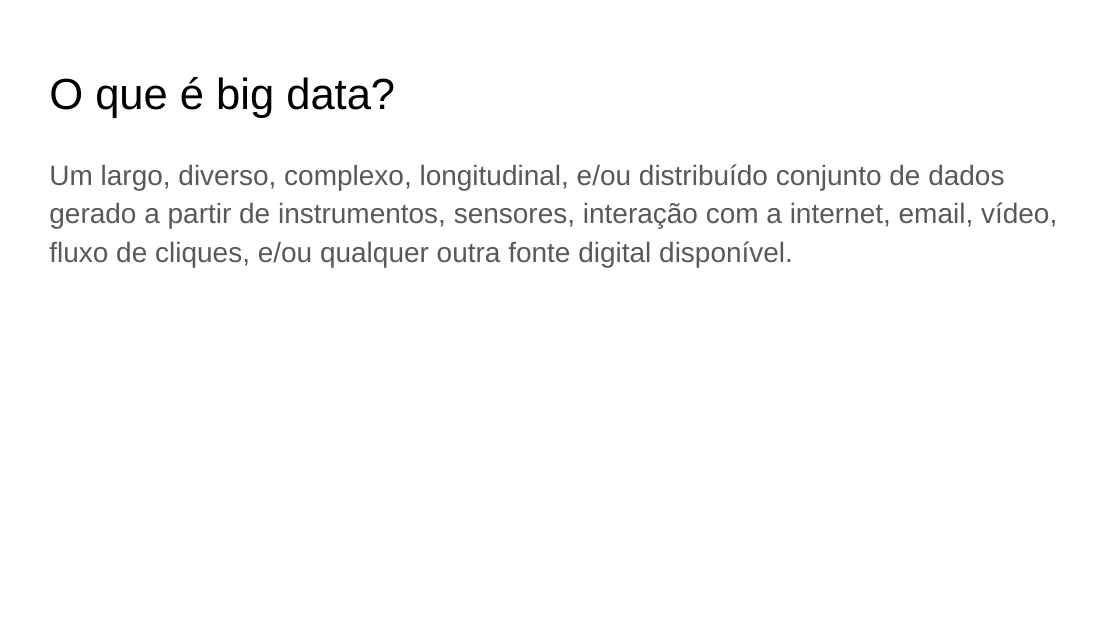
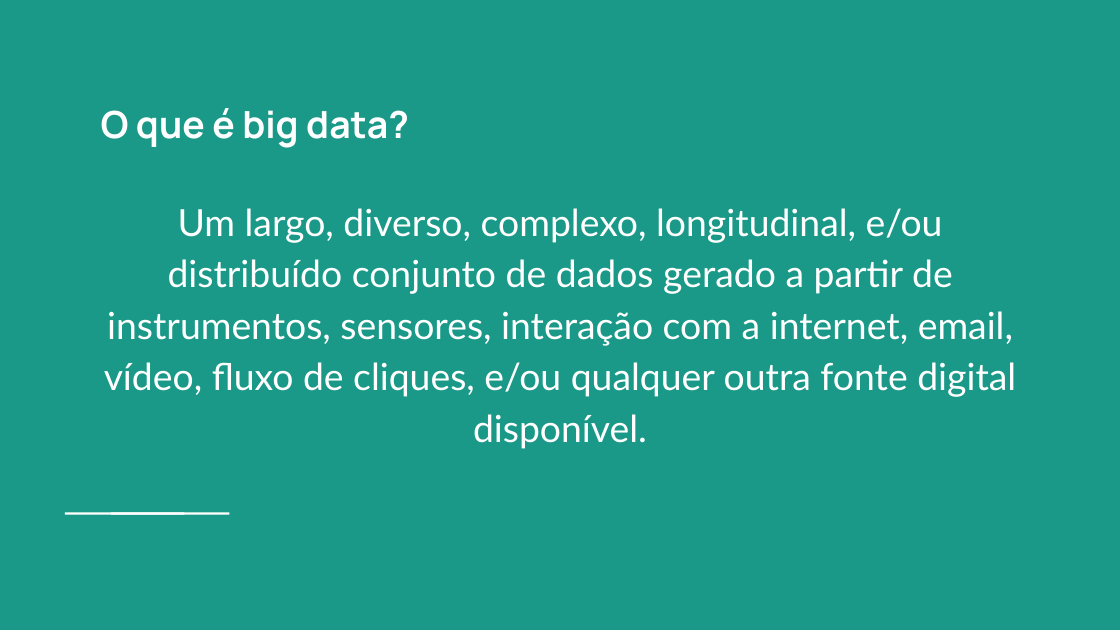
Before and after one commit to if1015-datascience-ufpe/2018-1-ex2-amnv, a slide deck: slide 3 of Slides Exercício 2 Ciência de dados.pptx. Drawn at 1120x630 pixels with LibreOffice and Linux fonts; fonts in the diff are those of the drawing. Boxes give left, top, right and bottom in pixels: in the first picture for what was removed or moved away, otherwise in the second. Text is boxed around its words. In the diff, an @@ line names an element or a change of style, - is before the commit and + after.

Commit message:
Atualização do layout dos slides

```diff
--- a/Slides Exercício 2 Ciência de dados.pptx
+++ b/Slides Exercício 2 Ciência de dados.pptx
@@ background #FFFFFF to #1A9988 @@
@@ title "O que é big data?": place and size @@
-title "O que é big data?" at [49, 77, 395, 118]
+title "O que é big data?" at [101, 108, 409, 148]
@@ title "O que é big data?" at [101, 108, 409, 148]: size 28 to 24 pt, font Arial to Manrope, text colour #000000 to #FFFFFF, bold on @@
@@ text "Um largo, diverso, complexo, longitudinal, ...": place and size @@
-text "Um largo, diverso, complexo, longitudinal, ..." at [49, 164, 1057, 267]
+text "Um largo, diverso, complexo, longitudinal, ..." at [104, 208, 1016, 449]
@@ text "Um largo, diverso, complexo, longitudinal, ..." at [104, 208, 1016, 449]: size 18 to 24 pt, font Arial to Lato, text colour #595959 to #FFFFFF; alignment left to centre @@
@@ rectangle added at [102, 511, 148, 516], fill #FFFFFF @@
@@ rectangle added at [147, 511, 193, 516], fill #FFFFFF @@
```
Also in this commit, not shown: 14 other slides changed, 1 other file.
